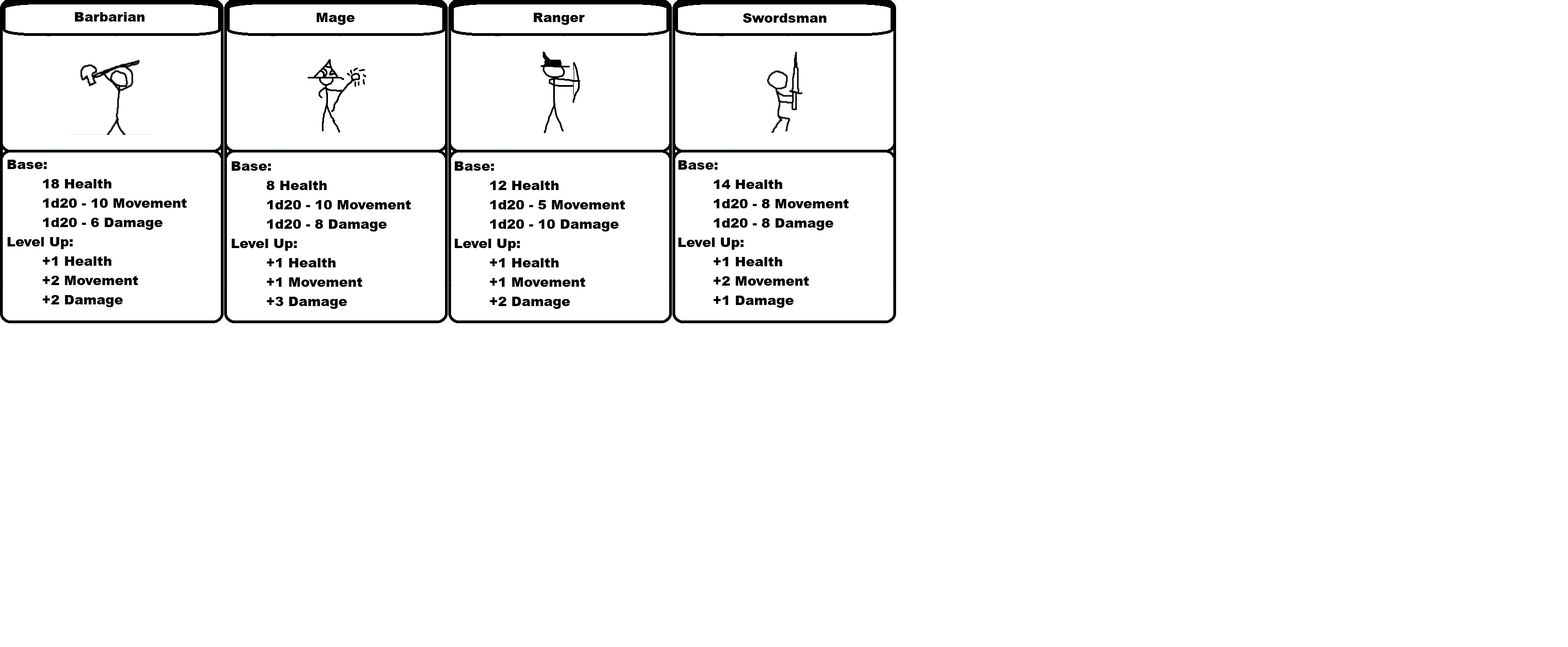
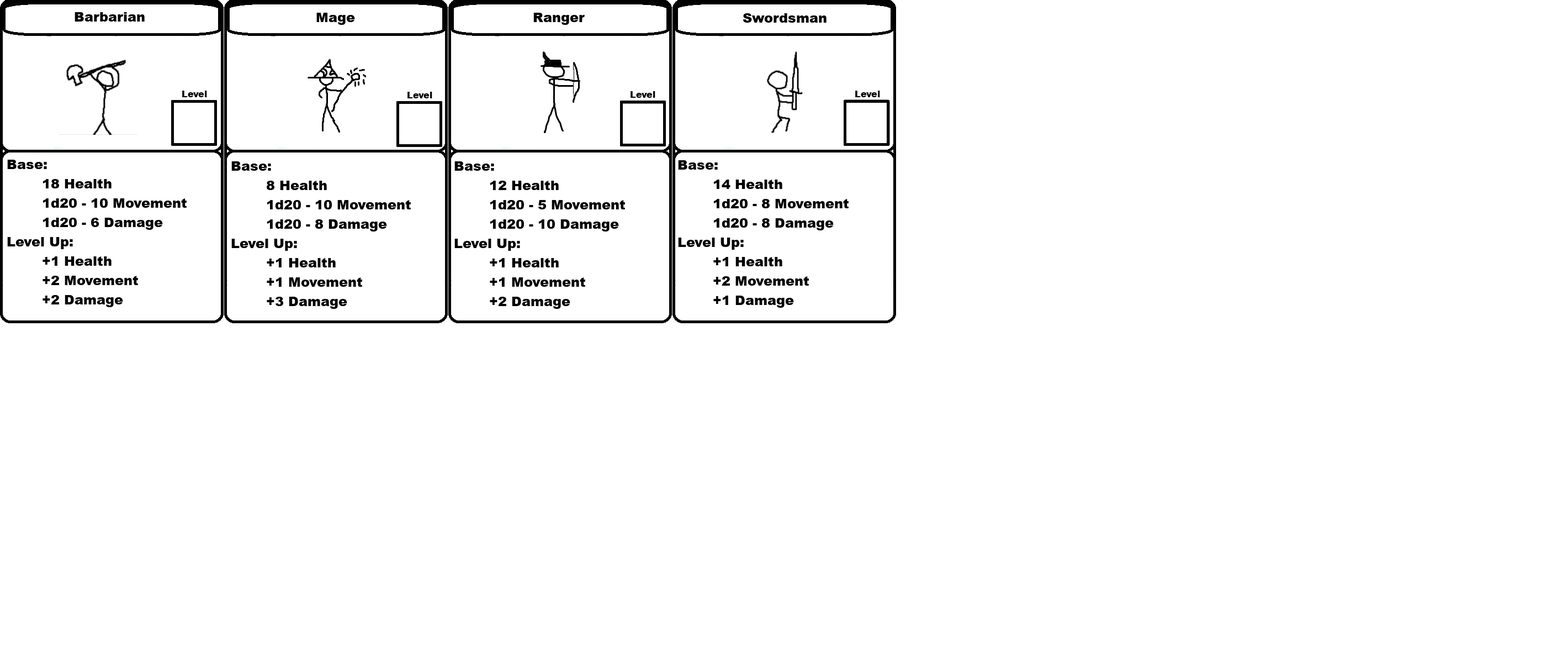
Layered file, before and after one edit (1568px x 647px). Changes by layer:
added layer "Level" in group "Barbarian Group" over 182, 90, 208, 98
painted on "Barbarian" over 58, 59, 217, 146
added layer "Level #1" in group "Mage Group" over 407, 91, 433, 99
painted on "Mage" over 396, 101, 443, 147
added layer "Level #2" in group "Ranger Group" over 630, 91, 656, 98
painted on "Ranger" over 620, 100, 666, 147
added layer "Level #3" in group "Swordsman Group" over 855, 90, 881, 98
painted on "Swordsman" over 843, 99, 891, 146
